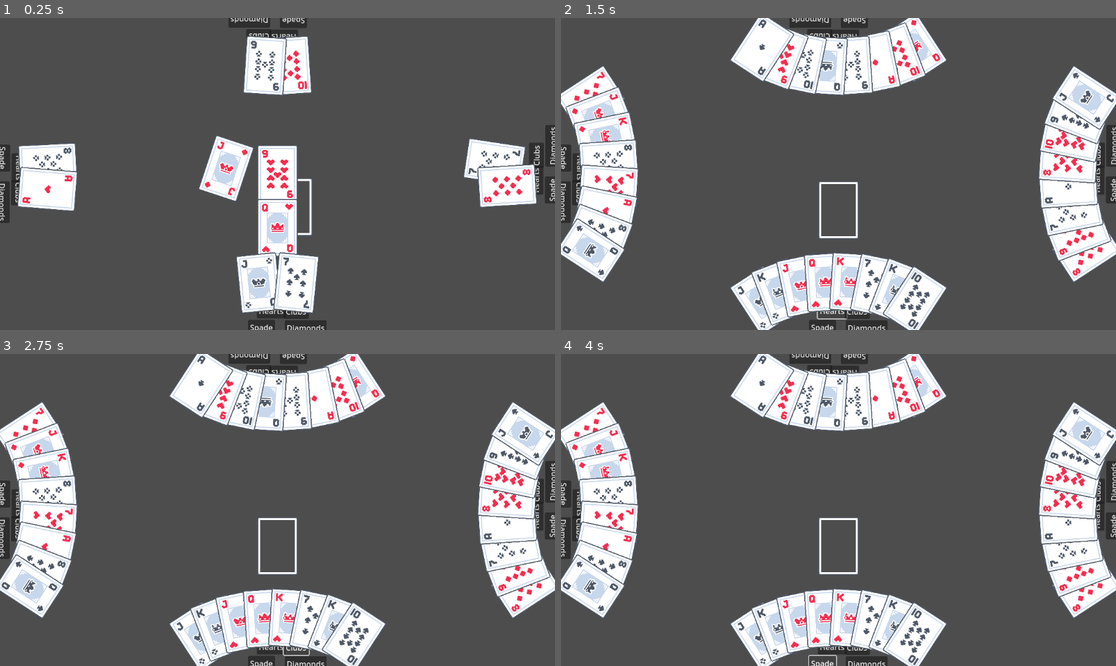
Above: before the commit, frames 1-4 (two rows, left to right).
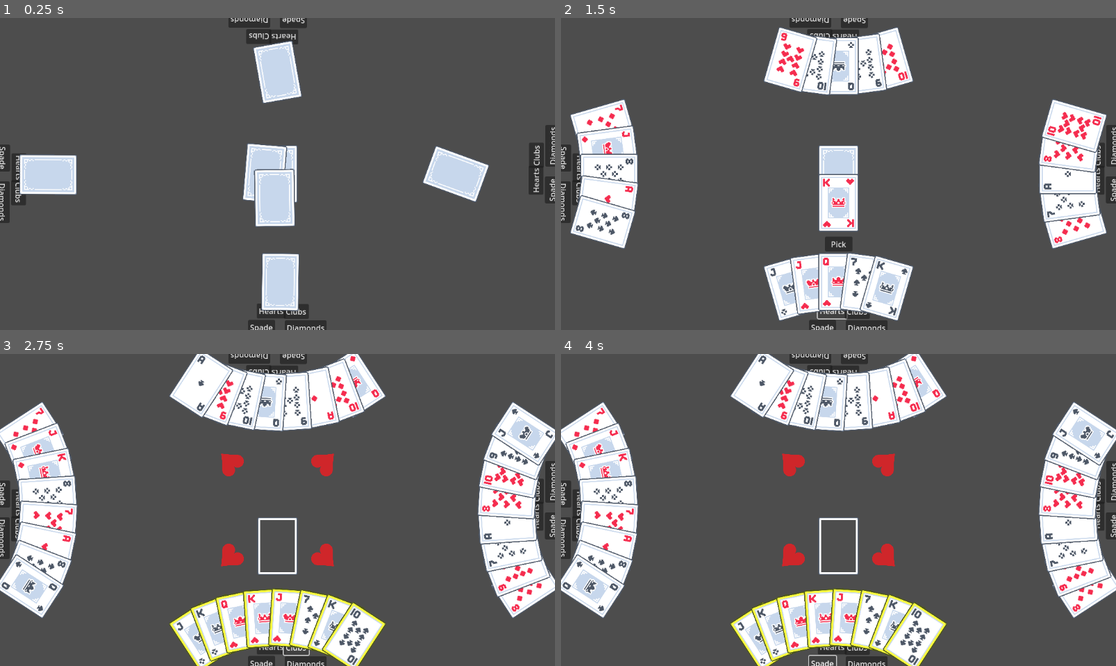
Above: after the commit, the same moments.

Repository: MathieuVavrille/BeloteAI
Game: Godot game, scene res://deal_ui.tscn
Same seed, same stepped clock (60 frames per second), same inputs: the game is played once before the commit and once after it.
Inputs:
- Up to frame 1 (0.25 s): no input
- Up to frame 2 (1.5 s): click "Spade" at 0.5 s; click "Hearts" at 1.25 s
- Up to frame 3 (2.75 s): click "Clubs" at 2 s
- Up to frame 4 (4 s): click "Diamonds" at 2.75 s; click "Spade" at 3.5 s

The runs differ from the first frame. In frame 1, 13% of the frame differs, in the area x 3-97%, y 5-95%; in frame 2, 19%, in the area x 0-100%, y 0-100%; in frame 3, 2.6%; in frame 4, 2.6%.

Commit message:
working quite well

Diff:
--- a/card.gd
+++ b/card.gd
@@ -9,10 +9,15 @@
 @export var suit: Suit = Suit.SPADES
 @export_range(1, 13) var rank: int = 1
 
-var flip_duration = 0.5
-var highlighted = false
+const FLIP_DURATION = 0.5
+var highlighted = false:
+	set(value):
+		highlighted = value
+		$Sprites/Highlight.visible = highlighted
+
 
 func _ready() -> void:
+	highlighted = false
 	load_texture()
 
 func load_texture():
@@ -20,31 +25,38 @@
 
 
 func _process(_delta: float) -> void:
-	if Input.is_action_just_pressed("ui_accept"):
-		flip_card()
-	$Sprites/Highlight.visible = highlighted
+	pass
 
 func tween_scale(goal_scale):
 	var tween = create_tween()
 	tween.tween_property(self, "scale", Vector2.ONE * goal_scale, 0.1).set_trans(Tween.TRANS_QUAD)
 
+func set_modulo_rotation(goal_rotation):
+	while rotation < goal_rotation:
+		rotation += 2 * PI
+	while rotation > goal_rotation:
+		rotation -= 2 * PI
+	if goal_rotation - rotation > rotation + 2 * PI - goal_rotation:
+		rotation += 2 * PI
+
 func tween_position(goal_position, goal_rotation, duration):
 	var tween = create_tween()
 	tween.set_parallel()
 	tween.tween_property(self, "position", goal_position, duration).set_trans(Tween.TRANS_QUAD)
+	set_modulo_rotation(goal_rotation)
 	var rot_tween = create_tween()
 	rot_tween.tween_property(self, "rotation", goal_rotation, duration).set_trans(Tween.TRANS_QUAD)
 
 
-func flip_card():
+func flip():
 	var flip_sprites = func():
 		var back_visible = $Sprites/Back.visible
 		$Sprites/Back.visible = $Sprites/Front.visible
 		$Sprites/Front.visible = back_visible
 	var tween = $Sprites.create_tween()
-	tween.tween_property(self, "scale", Vector2(0, 1), flip_duration / 2.).set_ease(Tween.EASE_IN)
-	tween.tween_property(self, "scale", Vector2(1, 1), flip_duration / 2.).set_ease(Tween.EASE_OUT)
-	get_tree().create_timer(flip_duration / 2.).timeout.connect(flip_sprites)
+	tween.tween_property(self, "scale", Vector2(0, 1), FLIP_DURATION / 2.).set_ease(Tween.EASE_IN)
+	tween.tween_property(self, "scale", Vector2(1, 1), FLIP_DURATION / 2.).set_ease(Tween.EASE_OUT)
+	get_tree().create_timer(FLIP_DURATION / 2.).timeout.connect(flip_sprites)
 
 
 func get_card_name() -> String:
--- a/card.tscn
+++ b/card.tscn
@@ -15,16 +15,16 @@
 [node name="Sprites" type="Node2D" parent="."]
 
 [node name="Back" type="Sprite2D" parent="Sprites"]
-visible = false
 scale = Vector2(0.5, 0.5)
 texture = ExtResource("2_wokpp")
 
 [node name="Front" type="Sprite2D" parent="Sprites"]
+visible = false
 scale = Vector2(0.5, 0.5)
 texture = ExtResource("3_fk6bm")
 
 [node name="Highlight" type="Sprite2D" parent="Sprites"]
-modulate = Color(1, 1, 0, 1)
+modulate = Color(1, 1, 0, 0.74902)
 scale = Vector2(0.5, 0.5)
 texture = ExtResource("4_k80fm")
 
--- /dev/null
+++ b/child_exchange.gd
@@ -0,0 +1,11 @@
+extends Node
+class_name ChildExchange
+
+# Change the child to the new parent, and keeps the right position
+static func exchange(child, new_parent):
+	var global_pos = child.global_position  # Save global position
+	var global_rot = child.global_rotation  # Save global rotation
+	child.get_parent().remove_child(child)  # Remove from old parent
+	new_parent.add_child(child)  # Add to new parent
+	child.global_position = global_pos  # Restore position
+	child.global_rotation = global_rot  # Restore rotation
--- a/deal_ui.gd
+++ b/deal_ui.gd
@@ -1,15 +1,53 @@
 extends Control
 const CARD_SCENE = preload("res://card.tscn")
 
+var current_trick = null
 var hand_to_deal = 0
 
+var all_hands = []
+
 func _ready():
-	for i in range(32):
-		get_tree().create_timer(Hand.CARD_MOVEMENT_DURATION / 4. * i).timeout.connect(deal_card)
-	for hand in [$Bottom/Hand, $Left/Hand, $Top/Hand, $Right/Hand]:
-		hand.play_card.connect($Deck/Trick.add_child_card)
+	all_hands = [$Bottom/Hand, $Left/Hand, $Top/Hand, $Right/Hand]
+	get_tree().create_timer(0.1).timeout.connect(_on_start_pressed)
 
 func deal_card() -> void:
 	var dealt_card = $Deck/Deck.cards.pop_back()
-	[$Bottom/Hand, $Left/Hand, $Top/Hand, $Right/Hand][hand_to_deal%4].add_child_card(dealt_card)  # create_card(dealt_card.suit, dealt_card.rank)
+	all_hands[hand_to_deal%4].add_card(dealt_card, true)#, hand_to_deal%4 == 0)
 	hand_to_deal += 1
+
+
+func _on_trick_trick_won(winner: int) -> void:
+	all_hands[winner].add_trick($Deck/Trick)
+
+
+func _on_start_pressed() -> void:
+	$Deck/Deck.visible = true
+	$Start.visible = false
+	for i in range(20):
+		get_tree().create_timer(Hand.CARD_MOVEMENT_DURATION / 4. * i).timeout.connect(deal_card)
+	get_tree().create_timer(Hand.CARD_MOVEMENT_DURATION * 5).timeout.connect(start_trump_picker)
+
+var trump_picker = null
+func start_trump_picker():
+	trump_picker = load("res://trump_picker.tscn").instantiate()
+	$Deck.add_child(trump_picker)
+	var dealt_card = $Deck/Deck.cards.pop_back()
+	trump_picker.add_card(dealt_card)
+	trump_picker.no_trump.connect(func(): get_tree().quit())
+	trump_picker.player_chose.connect(trump_card_selected)
+
+func trump_card_selected(player, card, trump):
+	$Deck/TrumpBackground.set_trump(trump)
+	all_hands[player].add_card(card, false)
+	for hand in all_hands:
+		hand.trump = trump
+	trump_picker.queue_free()
+	hand_to_deal = player + 1
+	for i in range(11):
+		get_tree().create_timer(Hand.CARD_MOVEMENT_DURATION / 4. * i).timeout.connect(deal_card)
+	get_tree().create_timer(Hand.CARD_MOVEMENT_DURATION / 4. * 11 + Card.FLIP_DURATION).timeout.connect(start_round)
+
+func start_round():
+	var trick = load("res://trick.tscn").instantiate()
+	trick.hands = all_hands
+	$Deck.add_child(trick)
--- a/deal_ui.tscn
+++ b/deal_ui.tscn
@@ -3,7 +3,7 @@
 [ext_resource type="Script" path="res://deal_ui.gd" id="1_5pn1d"]
 [ext_resource type="PackedScene" uid="uid://df222ixkn7ded" path="res://hand.tscn" id="1_yt3dj"]
 [ext_resource type="PackedScene" uid="uid://ci45mgplbp82a" path="res://deck.tscn" id="2_kbnab"]
-[ext_resource type="PackedScene" uid="uid://cuvgfj56j24mb" path="res://trick.tscn" id="4_uqded"]
+[ext_resource type="PackedScene" uid="uid://df6jybxppk4m1" path="res://trump_background.tscn" id="4_fcybg"]
 
 [node name="DealUI" type="Control"]
 layout_mode = 3
@@ -79,5 +79,23 @@
 grow_vertical = 2
 
 [node name="Deck" parent="Deck" instance=ExtResource("2_kbnab")]
+visible = false
 
-[node name="Trick" parent="Deck" instance=ExtResource("4_uqded")]
+[node name="TrumpBackground" parent="Deck" instance=ExtResource("4_fcybg")]
+
+[node name="Start" type="Button" parent="."]
+layout_mode = 1
+anchors_preset = 8
+anchor_left = 0.5
+anchor_top = 0.5
+anchor_right = 0.5
+anchor_bottom = 0.5
+offset_left = -23.0
+offset_top = -15.5
+offset_right = 23.0
+offset_bottom = 15.5
+grow_horizontal = 2
+grow_vertical = 2
+text = "Start"
+
+[connection signal="pressed" from="Start" to="." method="_on_start_pressed"]
--- a/hand.gd
+++ b/hand.gd
@@ -12,45 +12,34 @@
 var angle_between_cards = PI / 12
 
 var cards = []
+var trump = null:
+	set(new_trump):
+		trump = new_trump
+		cards.sort_custom(Card.generate_order(trump))
+		position_cards()
 
 
 func _input(event):
 	if event is InputEventMouseButton and event.pressed:
 		for i in range(len(cards)-1, -1, -1):
-			if cards[i].is_hovered:
-				play_card.emit(cards.pop_at(i))
+			if cards[i].is_hovered and cards[i].highlighted:
+				for j in range(len(cards)):
+					cards[j].highlighted = false
+				var selected_card = cards.pop_at(i)
+				selected_card.tween_scale(1)
+				play_card.emit(selected_card)
 				position_cards()
 				return
 
 
-func add_child_card(card):
-	var global_pos = card.global_position  # Save global position
-	var global_rot = card.global_rotation  # Save global rotation
-
-	card.get_parent().remove_child(card)  # Remove from old parent
-	add_child(card)  # Add to new parent
+func add_card(card, flip):
+	ChildExchange.exchange(card, self)
 	card.mouse_movement.connect(on_card_mouse_movement)
-	card.global_position = global_pos  # Restore position
-	card.global_rotation = global_rot  # Restore rotation
-	add_card(card)
-
-
-func add_card(card):
 	cards.append(card)
-	cards.sort_custom(Card.generate_order(null))
+	cards.sort_custom(Card.generate_order(trump))
+	if flip:
+		get_tree().create_timer(CARD_MOVEMENT_DURATION).timeout.connect(card.flip)
 	position_cards()
-
-
-
-func create_card(suit, rank):
-	var card = CARD_SCENE.instantiate()
-	card.suit = suit
-	card.rank = rank
-	card.mouse_entered.connect(on_card_mouse_movement)
-	card.mouse_exited.connect(on_card_mouse_movement)
-	card.angle = PI/2
-	add_child(card)
-	add_card(card)
 
 
 func position_cards():
@@ -60,7 +49,6 @@
 		var card_rotation = -small_radius**2 * goal_position.x / big_radius**2 / goal_position.y
 		cards[i].tween_position(goal_position, atan(card_rotation), CARD_MOVEMENT_DURATION)
 		get_tree().create_timer(0.25).timeout.connect(func(): cards[i].z_index=i)
-		#cards[i].z_index = i
 
 
 func swap_cards(i, j):
@@ -71,8 +59,52 @@
 func on_card_mouse_movement():
 	var can_hover = true
 	for i in range(len(cards)-1, -1, -1):
-		if cards[i].is_hovered and can_hover:
+		if cards[i].is_hovered and can_hover and cards[i].highlighted:
 			cards[i].tween_scale(1.1)
 			can_hover = false
 		else:
 			cards[i].tween_scale(1.)
+
+func add_trick(trick):
+	ChildExchange.exchange(trick, self)
+	trick.tween_position(Vector2(big_radius, -small_radius / 2.), 0, 1.)
+
+func activate_possible_cards(selected_suit, opponent_wins, highest_trump):
+	var has_better_trump = false
+	var has_selected_suit = false
+	# Find out if we have the selected suit
+	for card in cards:
+		if card.suit == trump and (highest_trump == null or Card.TRUMP_VALUES[card.rank] > highest_trump):
+			has_better_trump = true
+		if card.suit == selected_suit:
+			has_selected_suit = true
+	if selected_suit != trump:
+		if has_selected_suit:
+			for card in cards:
+				if card.suit == selected_suit:
+					card.highlighted = true
+		else:  # I don't have the selected suit
+			if opponent_wins and has_better_trump:
+				for card in cards:
+					if card.suit == trump and (highest_trump == null or Card.TRUMP_VALUES[card.rank] > highest_trump):
+						card.highlighted = true
+			else: # my teamate wins
+				for card in cards:
+					card.highlighted = true
+	else:  # selected_suit == trump
+		if has_better_trump:  # has a better one
+			for card in cards:
+				if card.suit == trump and highest_trump == null or Card.TRUMP_VALUES[card.rank] > highest_trump:
+					card.highlighted = true
+		elif has_selected_suit:  # has suit but less
+			for card in cards:
+				if card.suit == trump:
+					card.highlighted = true
+		else:  # Not the suit
+			for card in cards:
+				card.highlighted = true
+
+
+func activate_cards(activation):
+	for i in range(len(cards)):
+		cards[i].highlighted = activation[i]
--- a/trick.gd
+++ b/trick.gd
@@ -1,57 +1,86 @@
 extends Node2D
 
+signal trick_won(winner: int)
+
 const RADIUS = 75
+const THROW_RANDOMNESS = 20
 
 var start_direction = 0
-var placeholder_angle = 0.
 var cards = []
-var best_card = null
+var best_card_id = null
 var trump = Card.Suit.SPADES
+var hands = []
 
 # Called when the node enters the scene tree for the first time.
 func _ready() -> void:
-	#$Placeholder.position = Vector2(cos((len(cards)+start_direction) * PI/ 2), sin((len(cards) + start_direction)*PI/2)) * RADIUS
-	move_placeholder()#$Placeholder.rotation = (len(cards) + 1 + start_direction)*PI/2 + 3*PI/2
+	rotation = start_direction * PI/2
+	trump = hands[0].trump
+	for hand in hands:
+		hand.play_card.connect(add_card)
+	var available_cards = []
+	for i in range(len(hands[start_direction].cards)):
+		available_cards.append(true)
+	hands[start_direction].activate_cards(available_cards)
 
 
-# Called every frame. 'delta' is the elapsed time since the previous frame.
-func _process(delta: float) -> void:
+func _process(_delta: float) -> void:
 	$Placeholder.position = Vector2(cos($Placeholder.rotation + PI/2), sin($Placeholder.rotation + PI/2)) * RADIUS
 
 const MOVE_SPEED = 0.25
 func move_placeholder():
-	#var pos_tween = create_tween()
-	#pos_tween.tween_property($Placeholder, "position", Vector2(cos(-start_index * PI/ 2), sin(start_index*PI/2)) * RADIUS, MOVE_SPEED)
 	var rot_tween = create_tween()
-	rot_tween.tween_property($Placeholder, "rotation", (len(cards) + 1 + start_direction)*PI/2 + 3*PI/2, MOVE_SPEED)
+	rot_tween.tween_property($Placeholder, "rotation", (len(cards) + start_direction)*PI/2, MOVE_SPEED)
 
 
-func add_child_card(card):
-	var global_pos = card.global_position  # Save global position
-	var global_rot = card.global_rotation  # Save global rotation
-	card.get_parent().remove_child(card)  # Remove from old parent
-	add_child(card)  # Add to new parent
-	card.global_position = global_pos  # Restore position
-	card.global_rotation = global_rot  # Restore rotation
-
+func add_card(card):
+	ChildExchange.exchange(card, self)
 	cards.append(card)
-	if best_card == null or Card.generate_order(trump).call(cards[best_card], card):
-		best_card = len(cards) - 1
-	print("-----")
-	print(card.rotation_degrees)
-	print($Placeholder.rotation_degrees)
-	if card.rotation_degrees < 0:
-		print("if ", card.rotation_degrees)
-		card.rotation_degrees += 360
-	print(card.rotation_degrees)
-	print(fmod($Placeholder.rotation-0.01, 2 * PI))
-	cards.back().tween_position($Placeholder.position, fmod($Placeholder.rotation-0.01, 2 * PI)+0.01 + deg_to_rad(randi()%50 - 25), .5)
+	if best_card_id == null or compare_cards(cards[best_card_id], card, cards[0].suit):
+		best_card_id = len(cards) - 1
+	cards.back().tween_position($Placeholder.position, fmod($Placeholder.rotation, 2 * PI) + deg_to_rad(randi()%THROW_RANDOMNESS - THROW_RANDOMNESS / 2.), .5)
 	cards.back().z_index = len(cards) - 1
 	if len(cards) < 4:
 		move_placeholder()
+		var opponent_wins = len(cards) - 2 == best_card_id
+		hands[(len(cards) + start_direction)%4].activate_possible_cards(cards[0].suit, opponent_wins, null if cards[best_card_id].suit != trump else Card.TRUMP_VALUES[cards[best_card_id].rank])
 	else:
+		$Placeholder.visible = false
+		cards[best_card_id].highlighted = true
+		cards[best_card_id].z_index = 4
 		get_tree().create_timer(1.).timeout.connect(bring_all_cards)
+		get_tree().create_timer(2.5).timeout.connect(flip)
+		get_tree().create_timer(2.5 + Card.FLIP_DURATION).timeout.connect(func(): trick_won.emit((start_direction + best_card_id) % 4))
 
 func bring_all_cards():
 	for card in cards:
 		card.tween_position(Vector2.ZERO, 0, 1.)
+func flip():
+	for card in cards:
+		card.flip()
+
+func set_modulo_rotation(goal_rotation):
+	while rotation < goal_rotation:
+		rotation += 2 * PI
+	while rotation > goal_rotation:
+		rotation -= 2 * PI
+	if goal_rotation - rotation > rotation + 2 * PI - goal_rotation:
+		rotation += 2 * PI
+
+func tween_position(goal_position, goal_rotation, duration):
+	var tween = create_tween()
+	tween.set_parallel()
+	tween.tween_property(self, "position", goal_position, duration).set_trans(Tween.TRANS_QUAD)
+	set_modulo_rotation(goal_rotation)
+	var rot_tween = create_tween()
+	rot_tween.tween_property(self, "rotation", goal_rotation, duration).set_trans(Tween.TRANS_QUAD)
+
+# Return card1 < card2
+func compare_cards(card1, card2, current_suit):
+	if card1.suit == trump:
+		return card2.suit == trump and Card.TRUMP_VALUES[card1.rank] < Card.TRUMP_VALUES[card2.rank]
+	assert(card1.suit == current_suit)
+	if card2.suit == trump:
+		return true
+	if card2.suit != current_suit:
+		return false
+	return Card.CARDS_VALUES[card1.rank] < Card.CARDS_VALUES[card2.rank]
--- /dev/null
+++ b/trump_background.gd
@@ -0,0 +1,13 @@
+extends Node2D
+
+func set_trump(trump):
+	var trump_color = null
+	match trump:
+		Card.Suit.HEARTS: trump_color = "hearts"
+		Card.Suit.DIAMONDS: trump_color = "diamonds"
+		Card.Suit.CLUBS: trump_color = "clubs"
+		Card.Suit.SPADES: trump_color = "spades"
+	var texture = load("res://assets/suits/" + trump_color + ".png")
+	for child in get_children():
+		child.texture = texture
+		child.visible = true
--- /dev/null
+++ b/trump_background.tscn
@@ -0,0 +1,35 @@
+[gd_scene load_steps=3 format=3 uid="uid://df6jybxppk4m1"]
+
+[ext_resource type="Script" path="res://trump_background.gd" id="1_7d5xn"]
+[ext_resource type="Texture2D" uid="uid://dfkruqng1gr3v" path="res://assets/suits/clubs.png" id="1_cjjpk"]
+
+[node name="TrumpBackground" type="Node2D"]
+script = ExtResource("1_7d5xn")
+
+[node name="BotLeft" type="Sprite2D" parent="."]
+visible = false
+position = Vector2(-100, 100)
+rotation = 0.785398
+scale = Vector2(0.1, 0.1)
+texture = ExtResource("1_cjjpk")
+
+[node name="BotRight" type="Sprite2D" parent="."]
+visible = false
+position = Vector2(100, 100)
+rotation = -0.785398
+scale = Vector2(0.1, 0.1)
+texture = ExtResource("1_cjjpk")
+
+[node name="TopLeft" type="Sprite2D" parent="."]
+visible = false
+position = Vector2(-100, -100)
+rotation = 2.35619
+scale = Vector2(0.1, 0.1)
+texture = ExtResource("1_cjjpk")
+
+[node name="TopRight" type="Sprite2D" parent="."]
+visible = false
+position = Vector2(100, -100)
+rotation = -2.35619
+scale = Vector2(0.1, 0.1)
+texture = ExtResource("1_cjjpk")
--- /dev/null
+++ b/trump_picker.gd
@@ -0,0 +1,55 @@
+extends Node2D
+
+signal no_trump
+signal player_chose(player: int, card: Card, trump: Card.Suit)
+
+var start_position = 0
+var current_position = 0
+var current_card: Card = null
+
+var trump = null
+
+# Called when the node enters the scene tree for the first time.
+func _ready() -> void:
+	$Placeholder.visible = false
+	rotation = start_position * PI / 2
+
+func add_card(card):
+	ChildExchange.exchange(card, self)
+	current_card = card
+	[$Diamonds, $Clubs, $Hearts, $Spades][current_card.suit].disabled = true
+	[$Diamonds, $Clubs, $Hearts, $Spades][current_card.suit].modulate.a = 0.25
+	get_tree().create_timer(1).timeout.connect(func(): card_taken(current_card.suit))
+	process_card()
+
+
+func process_card():
+	current_card.tween_position($Placeholder.position, $Placeholder.rotation, 0.5)
+	current_card.flip()
+
+func _on_pick_pressed() -> void:
+	card_taken(current_card.suit)
+
+func _on_refuse_pressed() -> void:
+	current_position += 1
+	if current_position == 4:
+		for suit_button in [$Diamonds, $Clubs, $Hearts, $Spades]:
+			suit_button.visible = true
+		$Pick.visible = false
+		$Refuse.visible = false
+	if current_position == 8:
+		no_trump.emit()
+	else:
+		var tween = create_tween()
+		tween.tween_property(self, "rotation_degrees", (start_position + current_position) * 90, 0.5)
+
+func card_taken(suit: Card.Suit):
+	player_chose.emit((start_position + current_position) % 4, current_card, suit)
+func _on_spades_pressed() -> void:
+	card_taken(Card.Suit.SPADES)
+func _on_hearts_pressed() -> void:
+	card_taken(Card.Suit.HEARTS)
+func _on_clubs_pressed() -> void:
+	card_taken(Card.Suit.CLUBS)
+func _on_diamonds_pressed() -> void:
+	card_taken(Card.Suit.DIAMONDS)
--- /dev/null
+++ b/trump_picker.tscn
@@ -0,0 +1,82 @@
+[gd_scene load_steps=7 format=3 uid="uid://dt2sp755pgg4y"]
+
+[ext_resource type="Script" path="res://trump_picker.gd" id="1_vx20f"]
+[ext_resource type="Texture2D" uid="uid://ben7qqx34vpkq" path="res://assets/cards/card_back.png" id="2_tuimp"]
+[ext_resource type="Texture2D" uid="uid://lb8o4eu4l4b2" path="res://assets/suits/spades.png" id="3_5e14m"]
+[ext_resource type="Texture2D" uid="uid://dogorqvqqenix" path="res://assets/suits/hearts.png" id="4_i4q7s"]
+[ext_resource type="Texture2D" uid="uid://dfkruqng1gr3v" path="res://assets/suits/clubs.png" id="5_eybw2"]
+[ext_resource type="Texture2D" uid="uid://blhim0scoeyeq" path="res://assets/suits/diamonds.png" id="6_3xjoq"]
+
+[node name="TrumpPicker" type="Node2D"]
+script = ExtResource("1_vx20f")
+
+[node name="Placeholder" type="Sprite2D" parent="."]
+position = Vector2(0, 60)
+scale = Vector2(0.5, 0.5)
+texture = ExtResource("2_tuimp")
+
+[node name="Pick" type="Button" parent="."]
+anchors_preset = 5
+anchor_left = 0.5
+anchor_right = 0.5
+offset_left = -28.5
+offset_top = 130.0
+offset_right = 28.5
+offset_bottom = 161.0
+grow_horizontal = 2
+text = "  Pick  "
+
+[node name="Refuse" type="Button" parent="."]
+anchors_preset = 5
+anchor_left = 0.5
+anchor_right = 0.5
+offset_left = -30.5
+offset_top = 172.0
+offset_right = 30.5
+offset_bottom = 203.0
+grow_horizontal = 2
+text = "Refuse"
+
+[node name="Spades" type="TextureButton" parent="."]
+visible = false
+offset_left = -120.0
+offset_top = 120.0
+offset_right = 402.0
+offset_bottom = 620.0
+scale = Vector2(0.1, 0.1)
+texture_normal = ExtResource("3_5e14m")
+
+[node name="Hearts" type="TextureButton" parent="."]
+visible = false
+offset_left = -60.0
+offset_top = 120.0
+offset_right = 462.0
+offset_bottom = 608.0
+scale = Vector2(0.1, 0.1)
+texture_normal = ExtResource("4_i4q7s")
+
+[node name="Clubs" type="TextureButton" parent="."]
+visible = false
+offset_left = 10.0
+offset_top = 120.0
+offset_right = 510.0
+offset_bottom = 620.0
+scale = Vector2(0.1, 0.1)
+texture_normal = ExtResource("5_eybw2")
+
+[node name="Diamonds" type="TextureButton" parent="."]
+visible = false
+offset_left = 70.0
+offset_top = 120.0
+offset_right = 592.0
+offset_bottom = 620.0
+scale = Vector2(0.1, 0.1)
+size_flags_horizontal = 4
+texture_normal = ExtResource("6_3xjoq")
+
+[connection signal="pressed" from="Pick" to="." method="_on_pick_pressed"]
+[connection signal="pressed" from="Refuse" to="." method="_on_refuse_pressed"]
+[connection signal="pressed" from="Spades" to="." method="_on_spades_pressed"]
+[connection signal="pressed" from="Hearts" to="." method="_on_hearts_pressed"]
+[connection signal="pressed" from="Clubs" to="." method="_on_clubs_pressed"]
+[connection signal="pressed" from="Diamonds" to="." method="_on_diamonds_pressed"]
Binary file added: assets/suits/clubs.png
Binary file added: assets/suits/diamonds.png
Binary file added: assets/suits/hearts.png
Binary file added: assets/suits/spades.png
